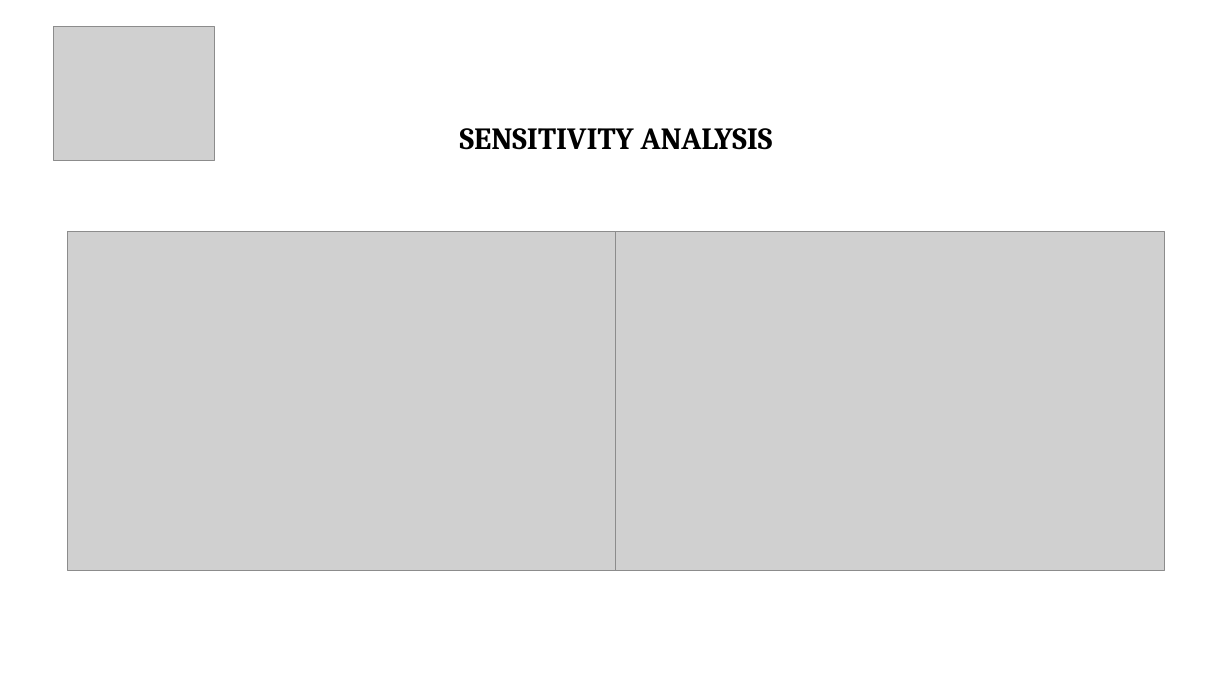
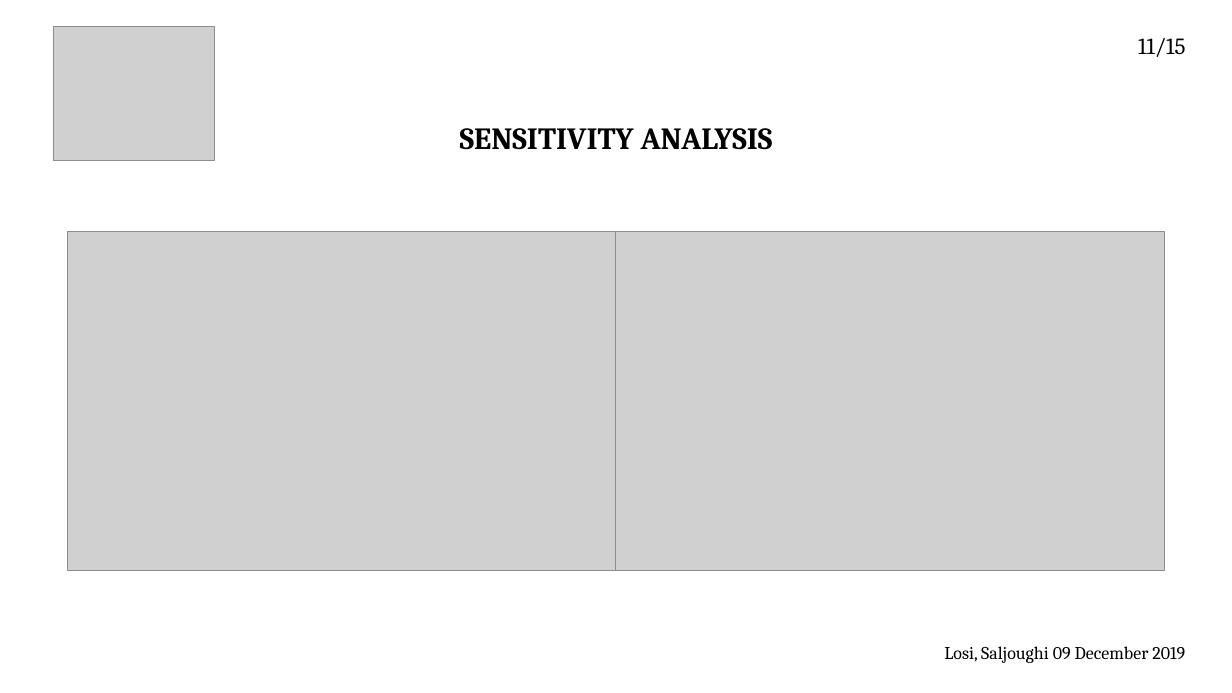
Before and after one commit to Losijacopo/Bayesian_data_ananlysis_project, a slide deck: slide 12 of last_presentation.pptx. Drawn at 1232x693 pixels with LibreOffice and Linux fonts; fonts in the diff are those of the drawing; grey boxes stand for pictures. Boxes give left, top, right and bottom in pixels: in the first picture for what was removed or moved away, otherwise in the second. Text is boxed around its words. In the diff, an @@ line names an element or a change of style, - is before the commit and + after.

```diff
--- a/last_presentation.pptx
+++ b/last_presentation.pptx
@@ text added at box(1138, 38, 1185, 57), 18 pt, text #000000 @@
+11/15
@@ text added at box(944, 646, 1185, 663), 14 pt, text #000000 @@
+Losi, Saljoughi 09 December 2019
```
Also in this commit, not shown: 13 other slides changed, 1 slide added, 1 other file.
